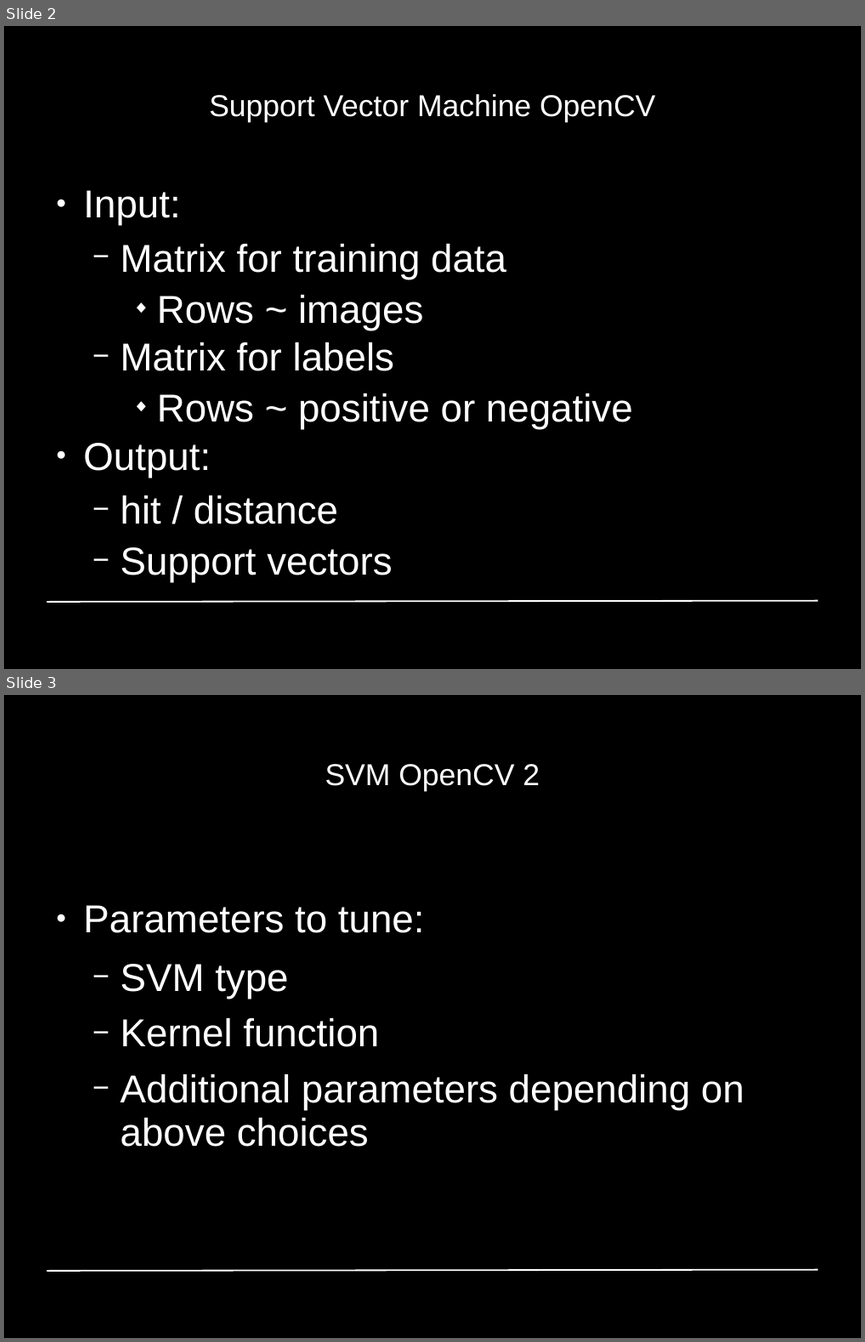
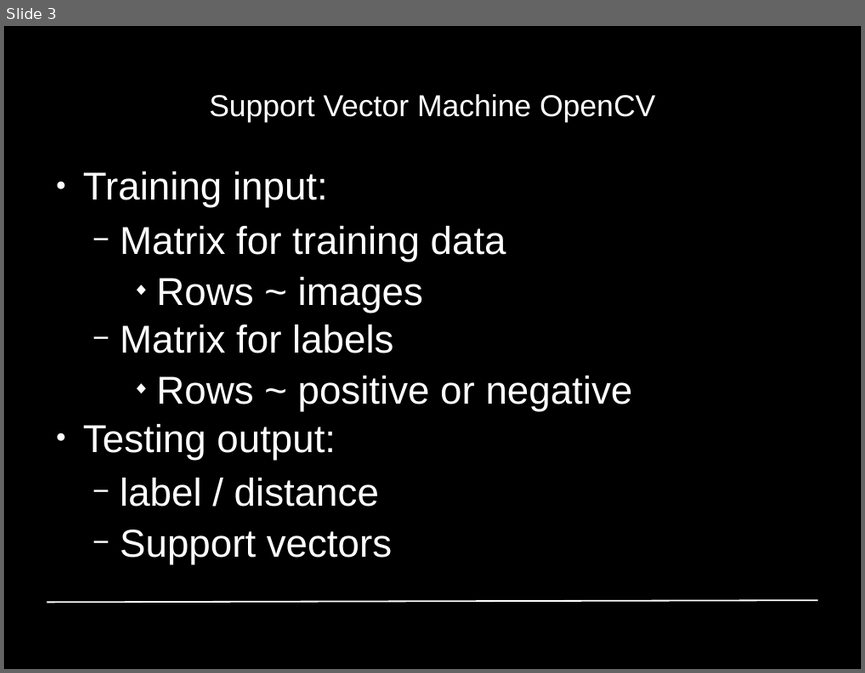
Before and after one commit to GiannisPapadopoulos/DiscriminativePatches, a slide deck: presentations/period1/MAI_Project1_Group4_stefan.ppt. Shown one above the other, each under a label of ours: slides 2 and 3 before the commit, slide 3 after it. The pictures are 865x1342 and 865x673 pixels, drawn with LibreOffice and Linux fonts; fonts in the diff are those of the drawing; background and template pictures are left out. Boxes give left, top, right and bottom in pixels: in the first picture for what was removed or moved away, otherwise in the second. Text is boxed around its words. In the diff, an @@ line names an element or a change of style, - is before the commit and + after.

```diff
--- a/presentations/period1/MAI_Project1_Group4_stefan.ppt
+++ b/presentations/period1/MAI_Project1_Group4_stefan.ppt
@@ slide 3 removed at (4, 695, 861, 1338), background #000000; not listed: 1 template element that a slide beside it also shows @@
@@ title removed at (325, 764, 540, 791) @@
-SVM OpenCV 2
@@ text removed at (83, 905, 744, 1146) @@
-● Parameters to tune:
-  − SVM type
-  − Kernel function
-  − Additional parameters depending on above choices
@@ what was slide 2 is now slide 3 @@
@@ slide 3 changed as well @@
@@ text "Training input:" at (83, 171, 633, 564): vertical alignment middle to top @@
@@ text at (83, 171, 328, 208): text changed @@
-● Input:
+● Training input:
@@ text at (120, 226, 633, 564): indent changed @@
@@ text at (83, 424, 379, 506): text changed @@
-● Output:
-  − hit / distance
+● Testing output:
+  − label / distance
```
Also in this commit, not shown: 1 other slide changed, 4 slides added, 1 other slide removed.
